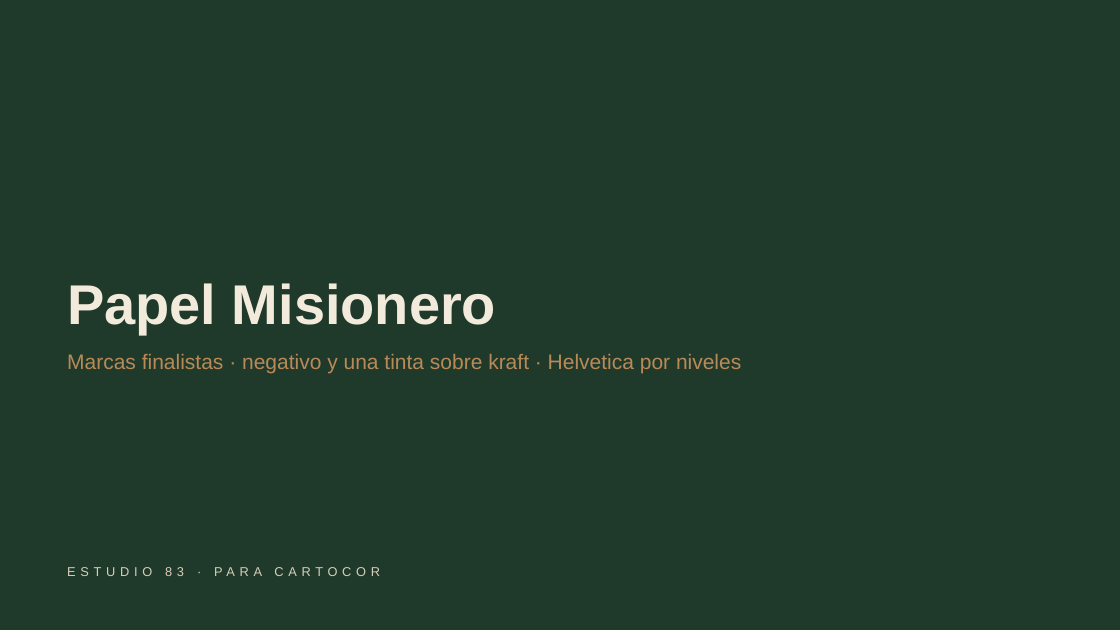
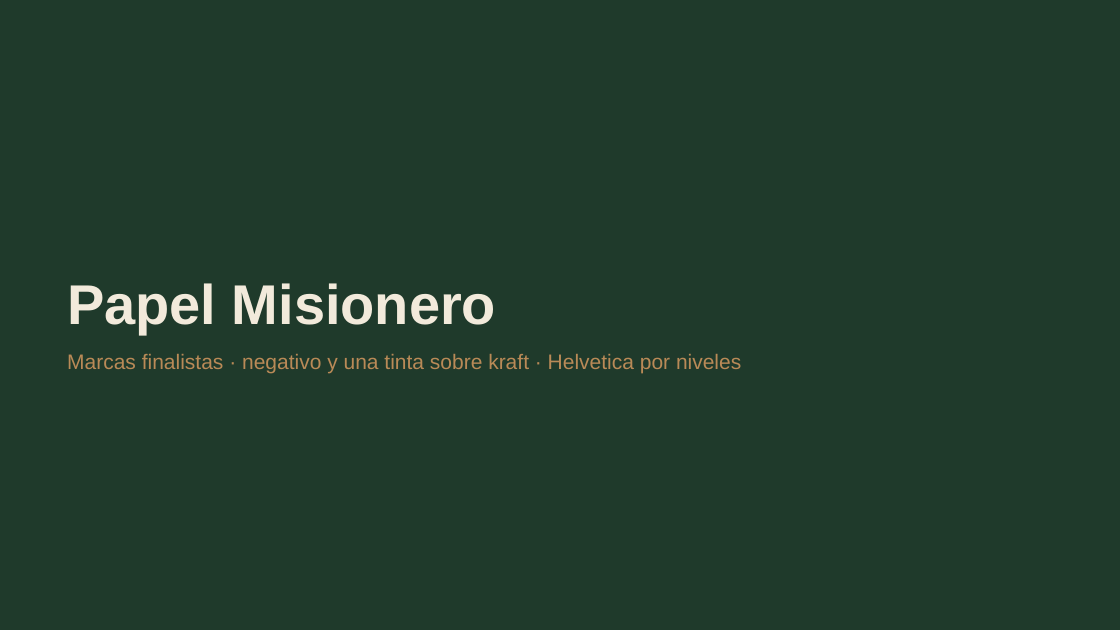
Before and after one commit to estudio83-ship-it/estudio83, a slide deck: slide 1 of papel-misionero/marcas-finalistas.pptx. Drawn at 1120x630 pixels with LibreOffice and Linux fonts; fonts in the diff are those of the drawing. Boxes give left, top, right and bottom in pixels: in the first picture for what was removed or moved away, otherwise in the second. Text is boxed around its words. In the diff, an @@ line names an element or a change of style, - is before the commit and + after.

```diff
--- a/papel-misionero/marcas-finalistas.pptx
+++ b/papel-misionero/marcas-finalistas.pptx
@@ text removed at (x1=67, y1=567, x2=380, y2=576) @@
-ESTUDIO 83 · PARA CARTOCOR
```
Also in this commit, not shown: 14 other slides changed, 1 other file.
